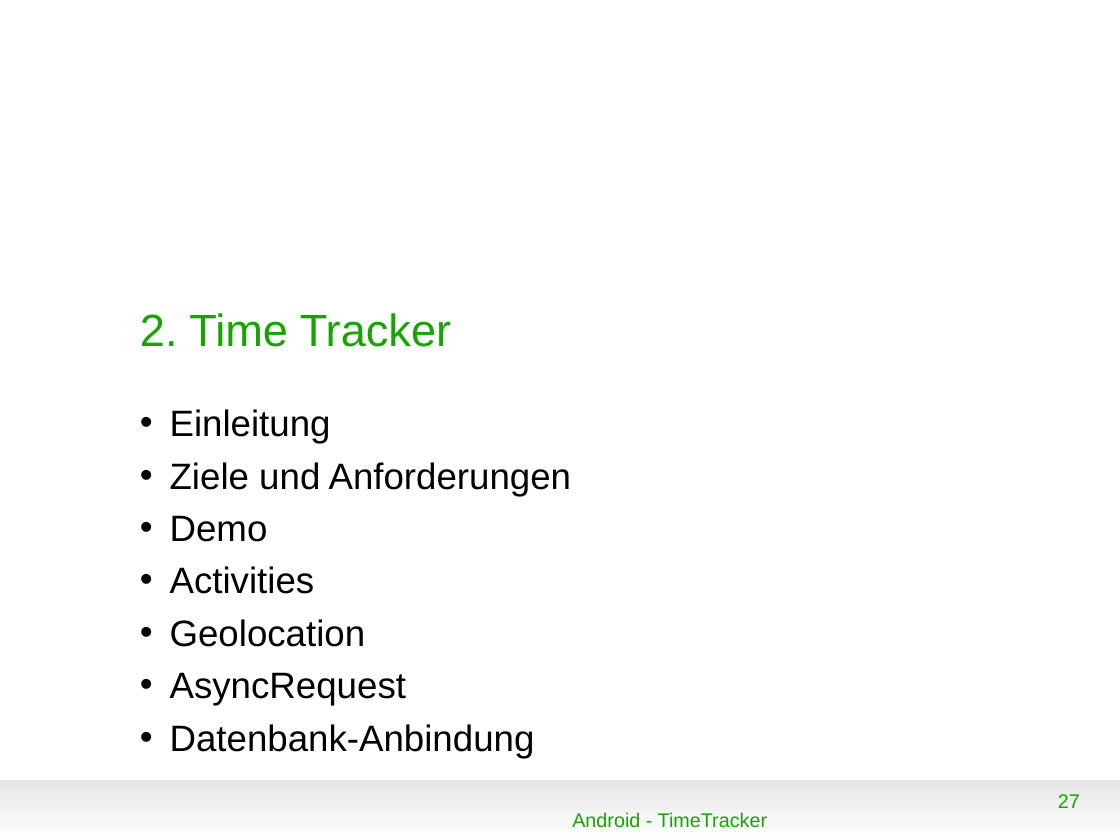
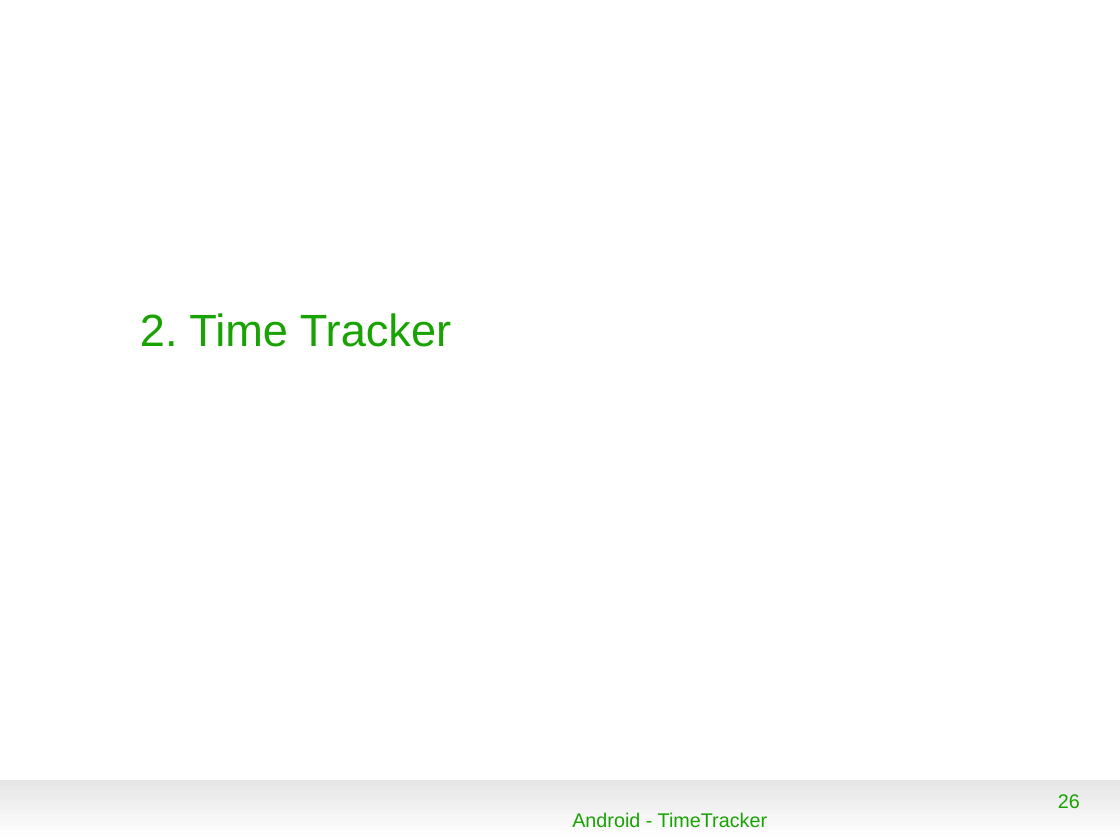
Before and after one commit to floriandrs/presentation, a slide deck: slide 26 of vortrag.odp (slide 27 before the commit). Drawn at 1120x840 pixels with LibreOffice and Linux fonts; fonts in the diff are those of the drawing; background and template pictures are left out. Boxes give left, top, right and bottom in pixels: in the first picture for what was removed or moved away, otherwise in the second. Text is boxed around its words. In the diff, an @@ line names an element or a change of style, - is before the commit and + after.

```diff
--- a/vortrag.odp
+++ b/vortrag.odp
@@ text removed at bbox=[170, 409, 572, 758] @@
-• Einleitung
-• Ziele und Anforderungen
-• Demo
-• Activities
-• Geolocation
-• AsyncRequest
-• Datenbank-Anbindung
@@ page number at bbox=[1058, 794, 1080, 808]: text changed @@
-27
+26
```
Also in this commit, not shown: 16 other slides changed, 2 slides added, 2 slides removed.
